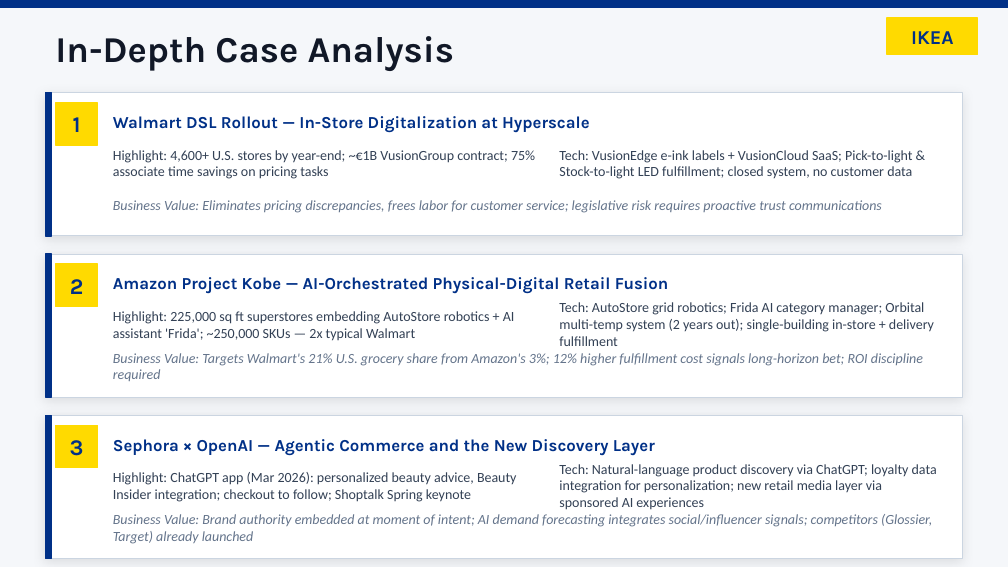
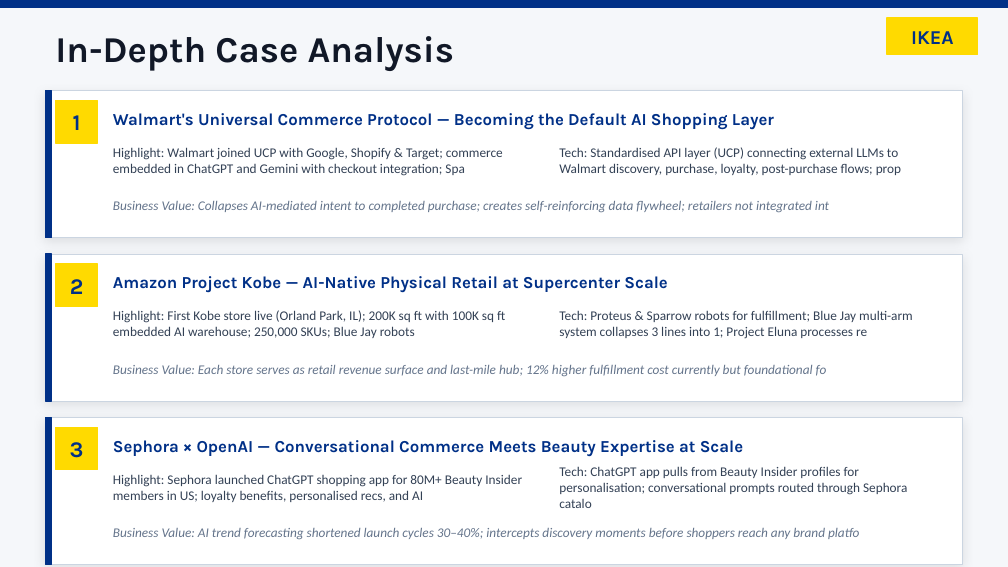
Before and after one commit to xingshen1980-maker/Retail-AI-Transformation, a slide deck: slide 4 of report_2026-04-19.pptx. Drawn at 1008x567 pixels with LibreOffice and Linux fonts; fonts in the diff are those of the drawing. Boxes give left, top, right and bottom in pixels: in the first picture for what was removed or moved away, otherwise in the second. Text is boxed around its words. In the diff, an @@ line names an element or a change of style, - is before the commit and + after.

```diff
--- a/report_2026-04-19.pptx
+++ b/report_2026-04-19.pptx
@@ text at bbox=[113, 113, 774, 130]: text changed @@
-Walmart DSL Rollout — In-Store Digitalization at Hyperscale
+Walmart's Universal Commerce Protocol — Becoming the Default AI Shopping Layer
@@ text at bbox=[113, 147, 503, 176]: text changed; size 10 to 9.5 pt @@
-Highlight: 4,600+ U.S. stores by year-end; ~€1B VusionGroup contract; 75% associate time savings on pricing tasks
+Highlight: Walmart joined UCP with Google, Shopify & Target; commerce embedded in ChatGPT and Gemini with checkout integration; Spa
@@ text at bbox=[559, 147, 901, 175]: text changed; size 10 to 9.5 pt @@
-Tech: VusionEdge e-ink labels + VusionCloud SaaS; Pick-to-light & Stock-to-light LED fulfillment; closed system, no customer data
+Tech: Standardised API layer (UCP) connecting external LLMs to Walmart discovery, purchase, loyalty, post-purchase flows; prop
@@ text at bbox=[113, 201, 829, 212]: text changed; size 10 to 9.5 pt @@
-Business Value: Eliminates pricing discrepancies, frees labor for customer service; legislative risk requires proactive trust communications
+Business Value: Collapses AI-mediated intent to completed purchase; creates self-reinforcing data flywheel; retailers not integrated int
@@ rectangle: place and size @@
-rectangle at bbox=[45, 254, 963, 397]
+rectangle at bbox=[45, 254, 963, 401]
@@ rectangle: place and size @@
-rectangle at bbox=[45, 254, 51, 397]
+rectangle at bbox=[45, 254, 51, 401]
@@ text at bbox=[113, 276, 667, 293]: text changed @@
-Amazon Project Kobe — AI-Orchestrated Physical-Digital Retail Fusion
+Amazon Project Kobe — AI-Native Physical Retail at Supercenter Scale
@@ text at bbox=[113, 310, 505, 338]: text changed; size 10 to 9.5 pt @@
-Highlight: 225,000 sq ft superstores embedding AutoStore robotics + AI assistant 'Frida'; ~250,000 SKUs — 2x typical Walmart
+Highlight: First Kobe store live (Orland Park, IL); 200K sq ft with 100K sq ft embedded AI warehouse; 250,000 SKUs; Blue Jay robots
@@ text at bbox=[559, 311, 913, 339]: text changed; size 10 to 9.5 pt @@
-Tech: AutoStore grid robotics; Frida AI category manager; Orbital multi-temp system (2 years out); single-building in-store + delivery fulfillment
+Tech: Proteus & Sparrow robots for fulfillment; Blue Jay multi-arm system collapses 3 lines into 1; Project Eluna processes re
@@ text at bbox=[113, 365, 827, 376]: text changed; size 10 to 9.5 pt @@
-Business Value: Targets Walmart's 21% U.S. grocery share from Amazon's 3%; 12% higher fulfillment cost signals long-horizon bet; ROI discipline required
+Business Value: Each store serves as retail revenue surface and last-mile hub; 12% higher fulfillment cost currently but foundational fo
@@ rectangle: place and size @@
-rectangle at bbox=[45, 415, 963, 558]
+rectangle at bbox=[45, 417, 963, 564]
@@ rectangle: place and size @@
-rectangle at bbox=[45, 415, 51, 558]
+rectangle at bbox=[45, 417, 51, 564]
@@ text at bbox=[113, 440, 743, 457]: text changed @@
-Sephora × OpenAI — Agentic Commerce and the New Discovery Layer
+Sephora × OpenAI — Conversational Commerce Meets Beauty Expertise at Scale
@@ text at bbox=[113, 474, 522, 502]: text changed; size 10 to 9.5 pt @@
-Highlight: ChatGPT app (Mar 2026): personalized beauty advice, Beauty Insider integration; checkout to follow; Shoptalk Spring keynote
+Highlight: Sephora launched ChatGPT shopping app for 80M+ Beauty Insider members in US; loyalty benefits, personalised recs, and AI
@@ text at bbox=[559, 467, 907, 508]: text changed; size 10 to 9.5 pt @@
-Tech: Natural-language product discovery via ChatGPT; loyalty data integration for personalization; new retail media layer via sponsored AI experiences
+Tech: ChatGPT app pulls from Beauty Insider profiles for personalisation; conversational prompts routed through Sephora catalo
@@ text at bbox=[113, 528, 859, 539]: text changed; size 10 to 9.5 pt @@
-Business Value: Brand authority embedded at moment of intent; AI demand forecasting integrates social/influencer signals; competitors (Glossier, Target) already launched
+Business Value: AI trend forecasting shortened launch cycles 30–40%; intercepts discovery moments before shoppers reach any brand platfo
```
Also in this commit, not shown: 2 other slides changed, 3 slides added, 3 slides removed, 1 other file.
